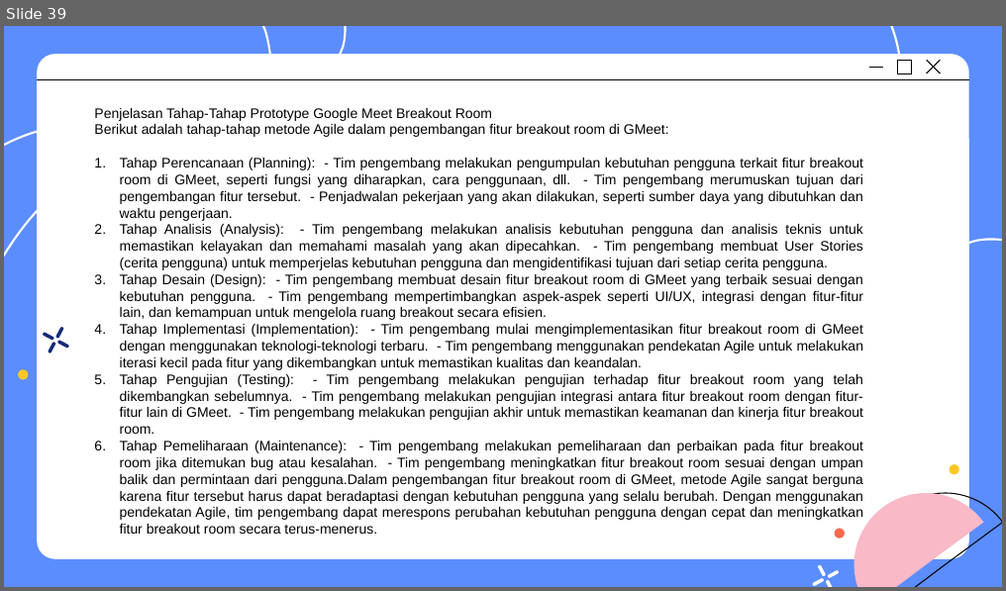
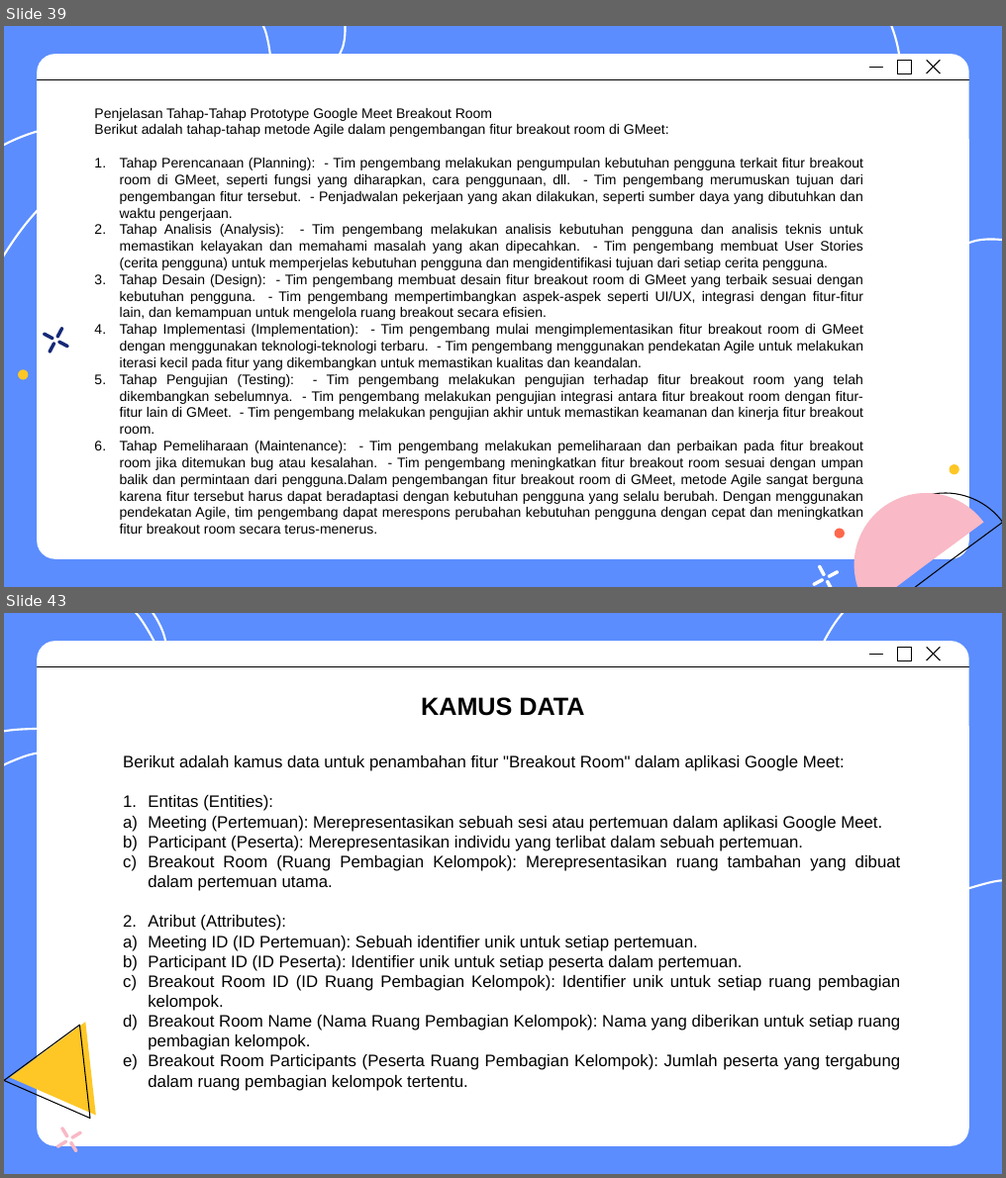
Before and after one commit to afikalg12/breakoutroom-GM-kel-8-RPL, a slide deck: Breakout Room GM KELOMPOK 8 RPL.pptx. Shown one above the other, each under a label of ours: slide 39 before the commit, slides 39 and 43 after it; the slides between them are not shown. The pictures are 1006x591 and 1006x1178 pixels, drawn with LibreOffice and Linux fonts; fonts in the diff are those of the drawing. Boxes give left, top, right and bottom in pixels: in the first picture for what was removed or moved away, otherwise in the second. Text is boxed around its words. In the diff, an @@ line names an element or a change of style, - is before the commit and + after.

```diff
--- a/Breakout Room GM KELOMPOK 8 RPL.pptx
+++ b/Breakout Room GM KELOMPOK 8 RPL.pptx
@@ slide 43 added at (4,613,1002,1174), background #5B8DFE; not listed: 6 template elements that a slide beside it also shows @@
@@ freeform shape added at (4,613,166,890), outline #FFFFFF 1.5 pt @@
@@ freeform shape added at (4,613,166,887), outline #FFFFFF 1.5 pt @@
@@ freeform shape added at (788,613,1002,928), outline #FFFFFF 1.5 pt @@
@@ text added at (421,697,584,716), 18 pt, text #000000, bold @@
+KAMUS DATA
@@ text added at (123,756,901,1091), 12 pt, text #000000 @@
+Berikut adalah kamus data untuk penambahan fitur "Breakout Room" dalam aplikasi Google Meet:
+1. Entitas (Entities):
+  a) Meeting (Pertemuan): Merepresentasikan sebuah sesi atau pertemuan dalam aplikasi Google Meet.
+  b) Participant (Peserta): Merepresentasikan individu yang terlibat dalam sebuah pertemuan.
+  c) Breakout Room (Ruang Pembagian Kelompok): Merepresentasikan ruang tambahan yang dibuat dalam pertemuan utama.
+2. Atribut (Attributes):
+c) Meeting ID (ID Pertemuan): Sebuah identifier unik untuk setiap pertemuan.
+d) Participant ID (ID Peserta): Identifier unik untuk setiap peserta dalam pertemuan.
+e) Breakout Room ID (ID Ruang Pembagian Kelompok): Identifier unik untuk setiap ruang pembagian kelompok.
+f) Breakout Room Name (Nama Ruang Pembagian Kelompok): Nama yang diberikan untuk setiap ruang pembagian kelompok.
+g) Breakout Room Participants (Peserta Ruang Pembagian Kelompok): Jumlah peserta yang tergabung dalam ruang pembagian kelompok tertentu.
@@ triangle added at (4,1006,122,1118), outline #010000 0.75 pt @@
@@ triangle added at (10,1003,129,1115), fill #FEC726 @@
@@ group added at (56,1127,81,1153): 4 rounded rectangles @@
```
Also in this commit, not shown: 1 slide changed, 4 other slides added.
